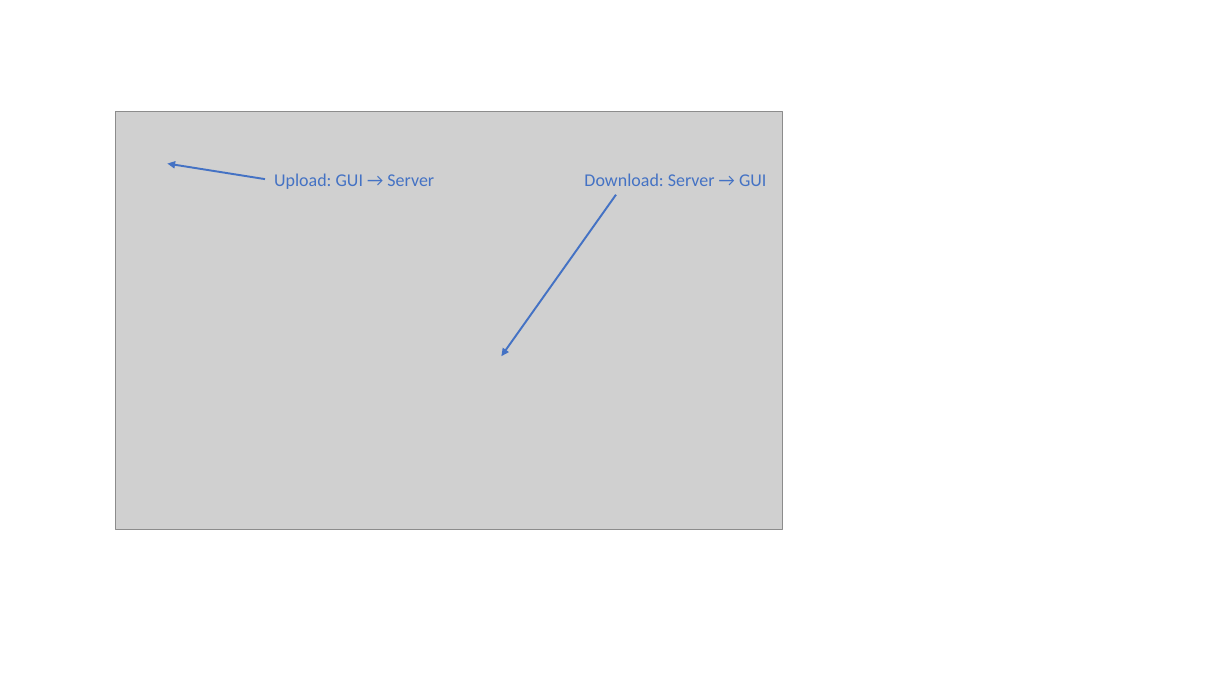
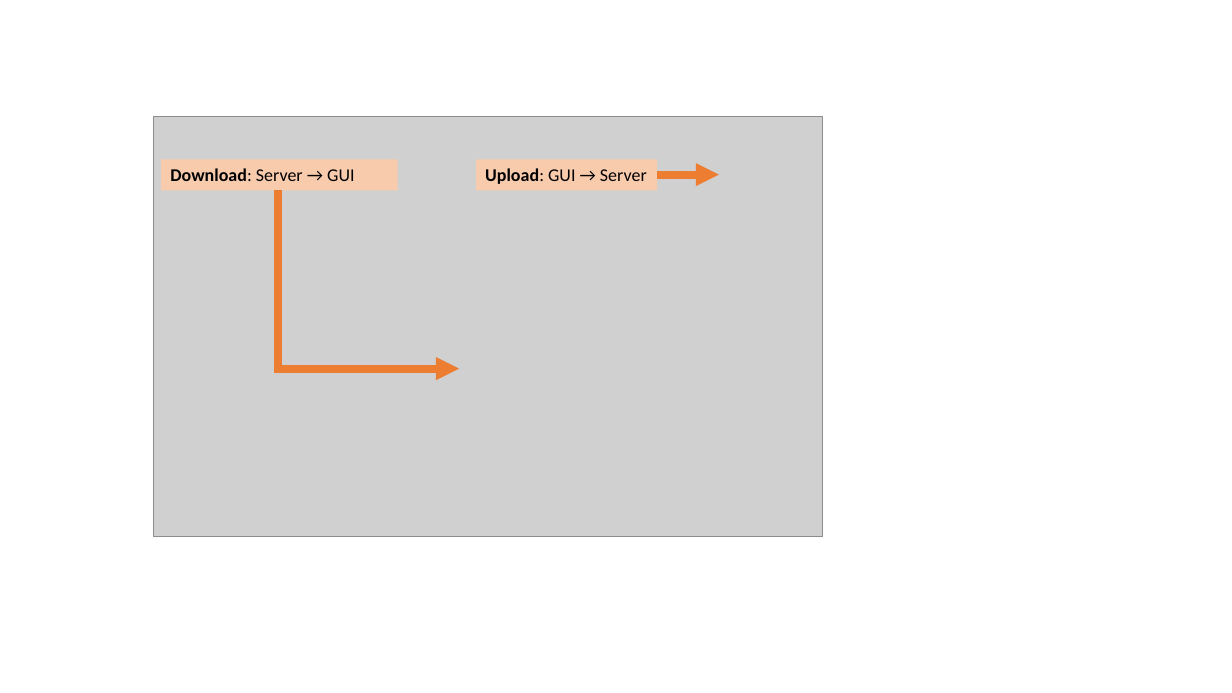
Before and after one commit to scrutinydebugger/scrutiny-devtools, a slide deck: slide 20 of graphics/graphics.pptx. Drawn at 1232x693 pixels with LibreOffice and Linux fonts; fonts in the diff are those of the drawing; grey boxes stand for pictures. Boxes give left, top, right and bottom in pixels: in the first picture for what was removed or moved away, otherwise in the second. Text is boxed around its words. In the diff, an @@ line names an element or a change of style, - is before the commit and + after.

```diff
--- a/graphics/graphics.pptx
+++ b/graphics/graphics.pptx
@@ picture: place and size @@
-picture at [116, 112, 783, 530]
+picture at [153, 116, 823, 536]
@@ rectangle "Download: Server → GUI": place and size @@
-rectangle "Download: Server → GUI" at [584, 173, 766, 186]
+rectangle "Download: Server → GUI" at [161, 159, 397, 190]
@@ rectangle "Download: Server → GUI" at [161, 159, 397, 190]: text colour #4472C4 to #000000; bold on in "Download:"; fill none to #F8CBAD @@
@@ arrow removed from (265, 179) to (167, 164) @@
@@ rectangle "Upload: GUI → Server": place and size @@
-rectangle "Upload: GUI → Server" at [274, 173, 434, 189]
+rectangle "Upload: GUI → Server" at [476, 159, 657, 190]
@@ rectangle "Upload: GUI → Server" at [476, 159, 657, 190]: text colour #4472C4 to #000000; bold on in "Upload:"; fill none to #F8CBAD @@
@@ elbow arrow added from (657, 175) to (719, 175), #ED7D31 6 pt @@
@@ elbow arrow added from (278, 190) to (459, 369), #ED7D31 6 pt @@
@@ arrow removed from (616, 195) to (502, 356) @@
```
Also in this commit, not shown: 1 other slide changed, 11 other files.
